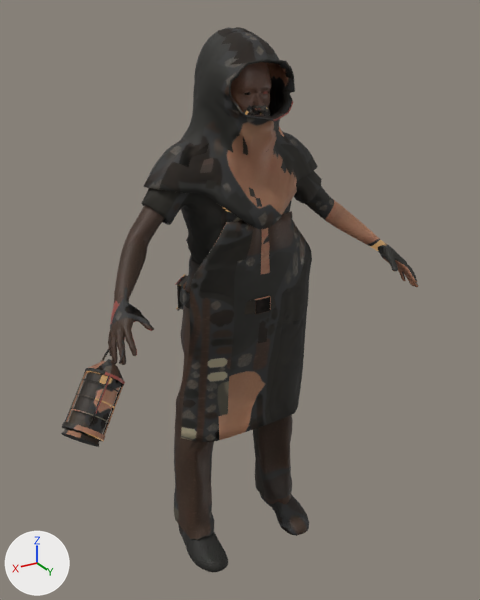
What one commit did to the glTF model assets/models/merchant/merchant.glb.
One viewpoint serves both versions: a 50 mm camera at (1.057, 1.806, 1.851) aimed at (0.042, 0.114, 1.005). Every picture has the same lights, and +X, +Y and +Z are marked at lower left. The first picture is the older version. Vertices at exactly the same position are counted once.

Names of what the first picture shows: 'merchant_body'.
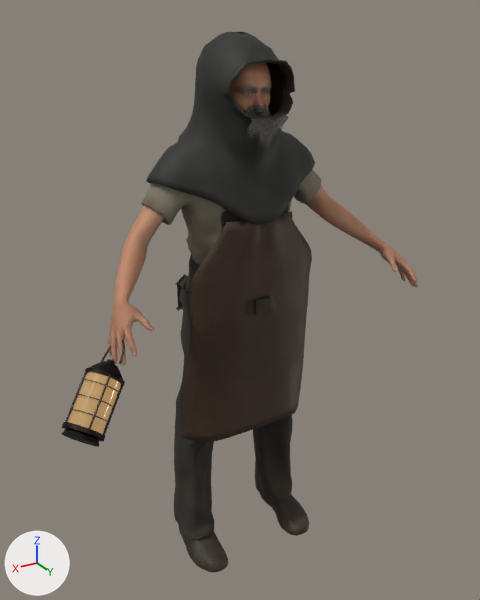
What changed in the scene script:
```text
Add img_merchant_beard:
    img_merchant_beard = load_image('merchant_beard', '_unpacked/merchant_beard', 512, 1024, 'sRGB')
Add mat_merchantbeard:
    mat_merchantbeard = bpy.data.materials.new('MerchantBeard')
    # uses the picture img_merchant_beard
Change me_merchant_body:
    used by ob_merchant_body; location = (0.0, 0.0, 0.0)
    remove me_merchant_body.from_pydata(...)  # 13048 vertices, 24802 faces; spans x -0.54..0.72, y -0.17..0.44, z 0.0..1.82
    add me_merchant_body.from_pydata(...)  # 13622 vertices, 24807 faces; spans x -0.54..0.72, y -0.17..0.44, z 0.0..1.8
    me_merchant_body part 1: 656 vertices moved from x -0.54..0.54, y -0.14..0.31, z 1.0..1.81 to x -0.54..0.54, y -0.14..0.31, z 1.0..1.8; 1599 vertices removed from x -0.54..0.54, y -0.14..0.34, z 1.0..1.82; 2173 vertices added at x -0.51..0.51, y -0.14..0.31, z 1.08..1.8
    me_merchant_body part 2: 18378 kept faces spanning x -0.54..0.72, y -0.17..0.44, z 0.0..1.8 get new texture (UV) coordinates
    add me_merchant_body.materials.append(mat_merchantbeard)
```

Pixel boxes (x1, y1, x2, y2) of what changed, in the pictures (480 x 600 px; the box of a moved part takes in the faces that stretch with it):
'merchant_body', reshaped: before (61, 27, 418, 572); after (61, 32, 418, 572)
part 1 of me_merchant_body, moved or reshaped: before (111, 27, 413, 365); after (115, 32, 399, 353)
part 2 of me_merchant_body, surface changed: before (61, 50, 418, 572); after (61, 35, 418, 572)
